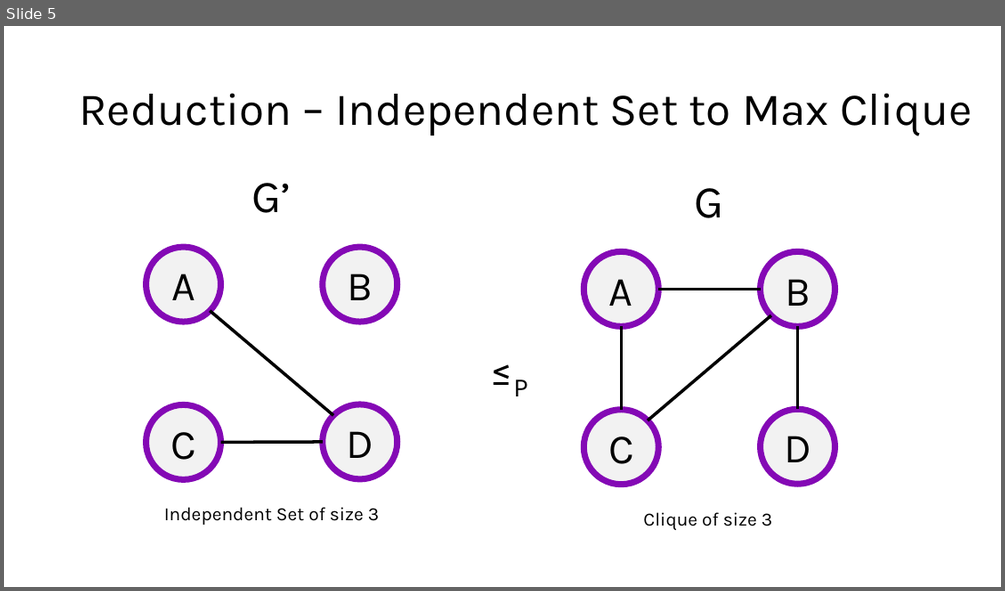
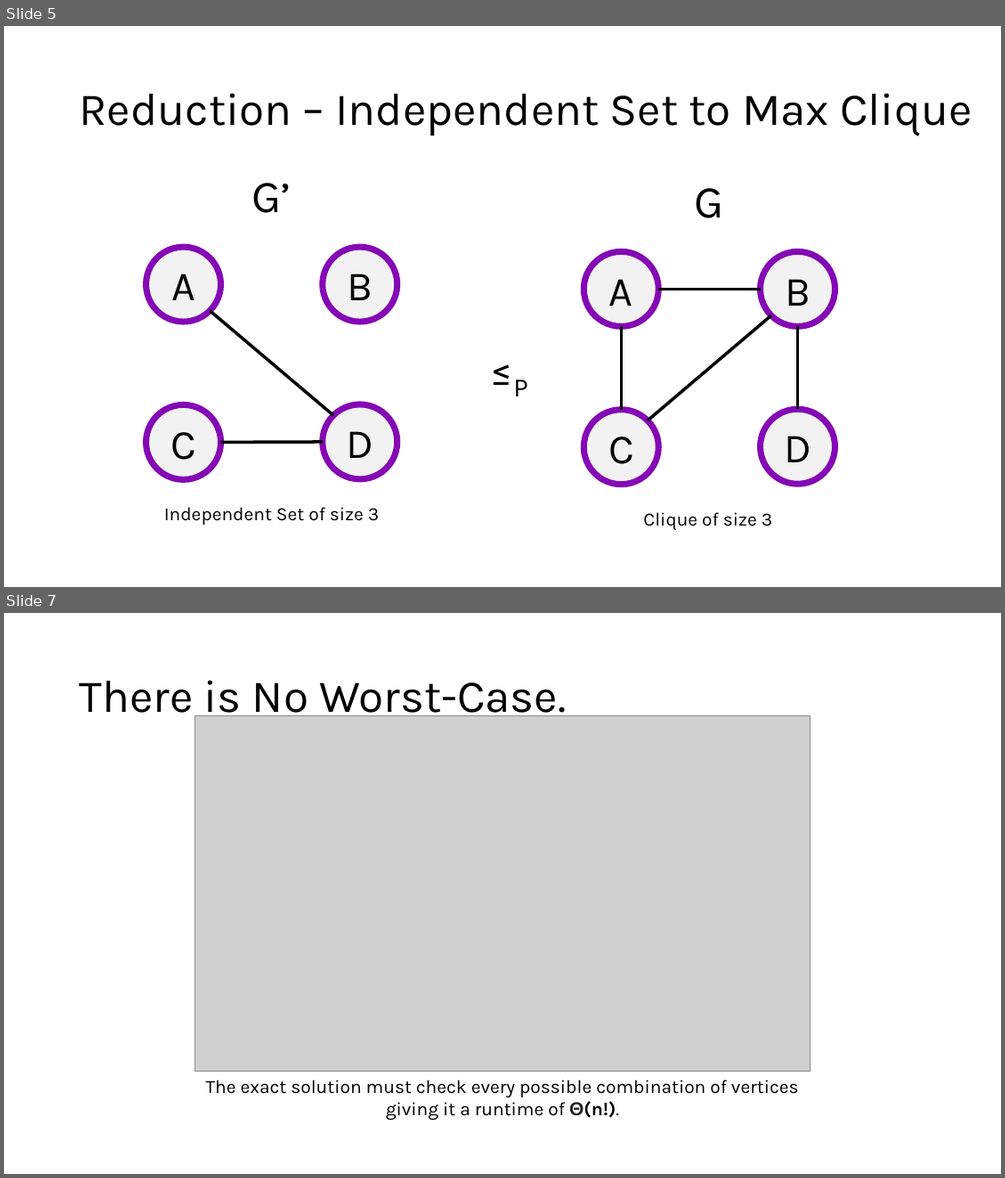
Before and after one commit to schaffsp/CS412FinalProject, a slide deck: problem_presentation.pptx. Shown one above the other, each under a label of ours: slide 5 before the commit, slides 5 and 7 after it; the slides between them are not shown. The pictures are 1005x591 and 1005x1178 pixels, drawn with LibreOffice and Linux fonts; fonts in the diff are those of the drawing; grey boxes stand for pictures. Boxes give left, top, right and bottom in pixels: in the first picture for what was removed or moved away, otherwise in the second. Text is boxed around its words. In the diff, an @@ line names an element or a change of style, - is before the commit and + after.

```diff
--- a/problem_presentation.pptx
+++ b/problem_presentation.pptx
@@ slide 7 added at <box>4,613,1001,1174</box>, background #FFFFFF @@
@@ title added at <box>80,680,566,722</box>, 44 pt, text #000000 @@
+There is No Worst-Case.
@@ picture added at <box>194,715,810,1070</box> @@
@@ text added at <box>206,1079,799,1119</box>, 18 pt, text #000000 @@
+The exact solution must check every possible combination of vertices giving it a runtime of Θ(n!).
```
Also in this commit, not shown: 3 other slides added, 1 slide removed.
